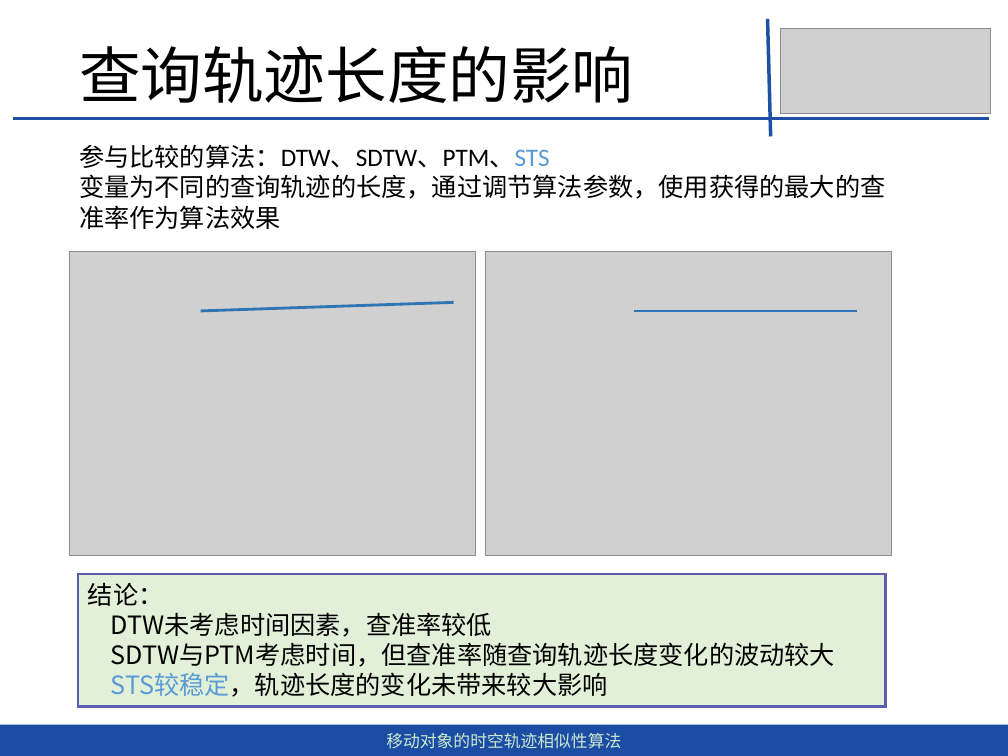
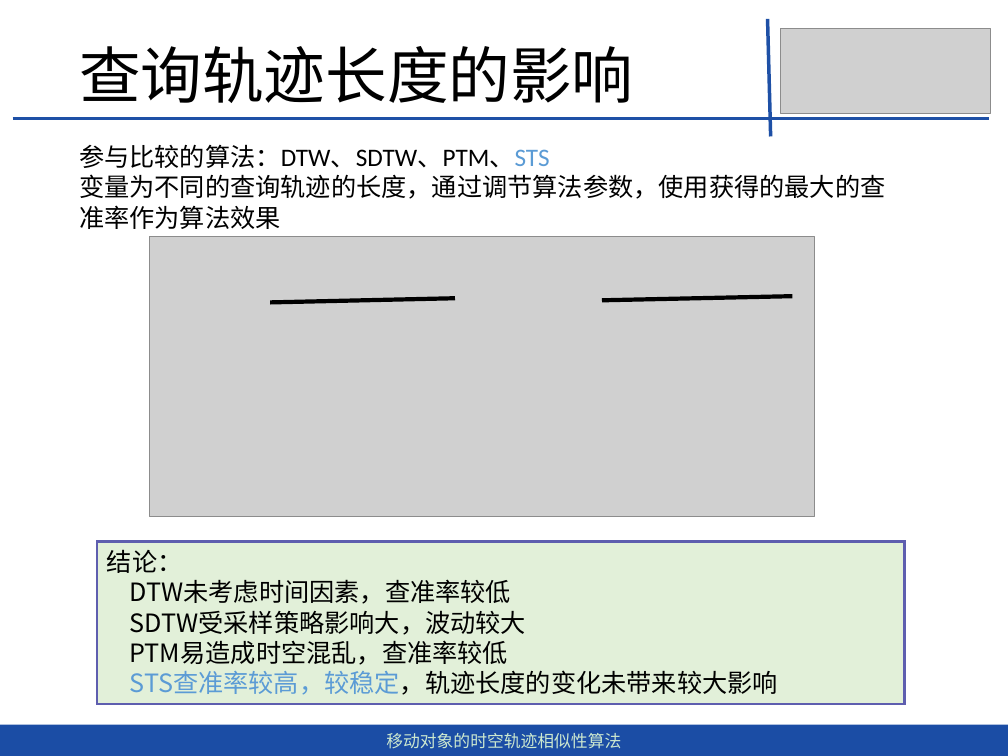
Before and after one commit to dingguangwei/biyelunwen, a slide deck: slide 33 of 移动对象的时空轨迹相似性查询算法-丁光伟-第2版.pptx (slide 32 before the commit). Drawn at 1008x756 pixels with LibreOffice and Linux fonts; fonts in the diff are those of the drawing; grey boxes stand for pictures. Boxes give left, top, right and bottom in pixels: in the first picture for what was removed or moved away, otherwise in the second. Text is boxed around its words. In the diff, an @@ line names an element or a change of style, - is before the commit and + after.

```diff
--- a/移动对象的时空轨迹相似性查询算法-丁光伟-第2版.pptx
+++ b/移动对象的时空轨迹相似性查询算法-丁光伟-第2版.pptx
@@ picture added at [149, 236, 814, 516] @@
@@ picture removed at [70, 251, 476, 555] @@
@@ picture removed at [485, 251, 891, 555] @@
@@ line moved from (201, 310) - (454, 302) to (270, 302) - (455, 298) @@
@@ line (270, 302) - (455, 298): stroke #2E75B6 2 pt to #000000 3 pt @@
@@ line moved from (634, 310) - (857, 310) to (602, 300) - (792, 296) @@
@@ line (602, 300) - (792, 296): stroke #2E75B6 2 pt to #000000 3 pt @@
@@ rectangle "结论：": place and size @@
-rectangle "结论：" at [78, 574, 885, 706]
+rectangle "结论：" at [97, 541, 904, 705]
@@ text in rectangle at [130, 610, 778, 695]: text changed @@
-SDTW与PTM考虑时间，但查准率随查询轨迹长度变化的波动较大
-STS较稳定，轨迹长度的变化未带来较大影响
+SDTW受采样策略影响大，波动较大
+PTM易造成时空混乱，查准率较低
+STS查准率较高，较稳定，轨迹长度的变化未带来较大影响
```
Also in this commit, not shown: 7 other slides changed, 1 slide added, 3 other files.
